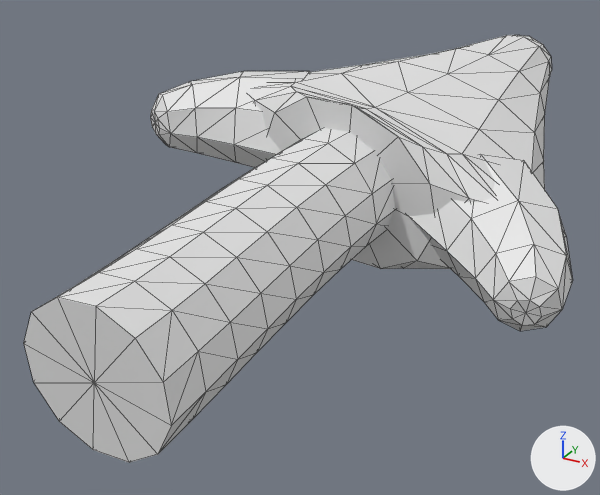
Two versions of the OBJ model assets/cue/pieces/pitchfork/TailTip_Pitchfork.obj, one commit apart.
Before and after are seen from a 50 mm camera at (0.259, -0.553, 0.216) aimed at (-0.026, -0.035, -0.043). The lights are fixed; the arrows at lower right show +X, +Y and +Z. The first picture is the older version. Mesh edges are drawn as thin lines. Where no turn or scale is listed for an object, it has been applied to the vertices.

In view in the first picture: 'TailTip_Pitchfork'.
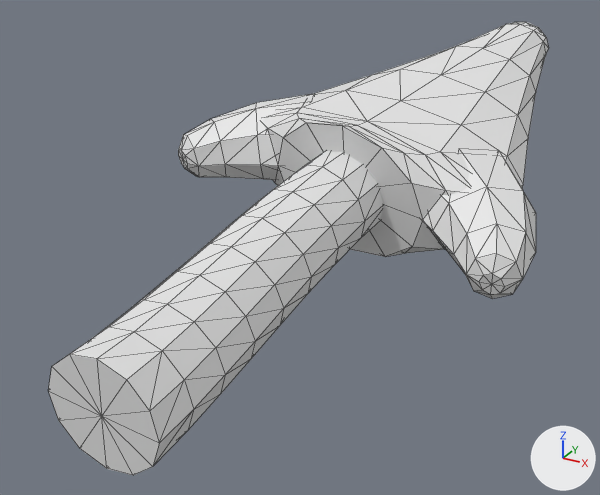
Commit message: Halloween hw-map: the Pitchfork Cue slimmed (Justin: too wide)

Where the change shows, as pixel boxes (x1, y1, x2, y2) in the pictures (600 x 495 px; the box of a moved part takes in the faces that stretch with it):
'TailTip_Pitchfork', reshaped (9% narrower, 6% taller)
    before: (24, 35, 573, 462)
    after: (48, 22, 549, 475)
part 1 of me_tailtip_pitchfork, moved or reshaped
    before: (250, 35, 552, 269)
    after: (263, 22, 549, 257)
part 2 of me_tailtip_pitchfork, moved or reshaped
    before: (24, 71, 573, 462)
    after: (48, 94, 536, 475)

The change, as a list of edits to the scene's bpy script:
```text
Change me_tailtip_pitchfork:
    used by ob_tailtip_pitchfork; location = (0.0, 0.0, 0.0)
    remove me_tailtip_pitchfork.from_pydata(...)  # 327 vertices, 628 faces; spans x -0.179..0.179, y -0.272..0.272, z -0.084..0.084
    add me_tailtip_pitchfork.from_pydata(...)  # 327 vertices, 628 faces; spans x -0.152..0.152, y -0.269..0.269, z -0.096..0.096
    me_tailtip_pitchfork part 1: the loose piece of 134 vertices spanning x -0.137..0.155, y -0.037..0.272, z -0.058..0.084 is multiplied about its middle by the matrix ((0.834, 0.046, -0.088), (0.01, 0.984, -0.021), (0.101, 0.092, 0.834)), then moved by (0.005, 0.0, 0.007)
    me_tailtip_pitchfork part 2: 193 of 327 vertices moved; they spanned x -0.179..0.179, y -0.272..0.09, z -0.084..0.071 and now span x -0.152..0.152, y -0.269..0.08, z -0.096..0.054; mean shift (0.0, 0.002, -0.011); largest move (-0.179, -0.005, 0.041) -> (-0.152, -0.008, 0.013)
```
